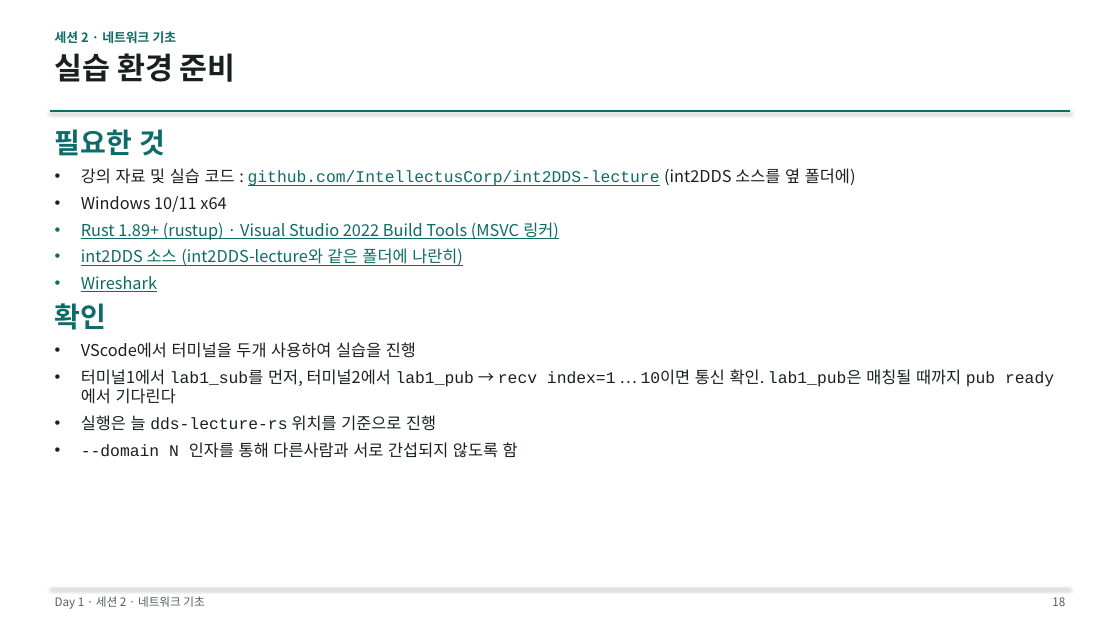
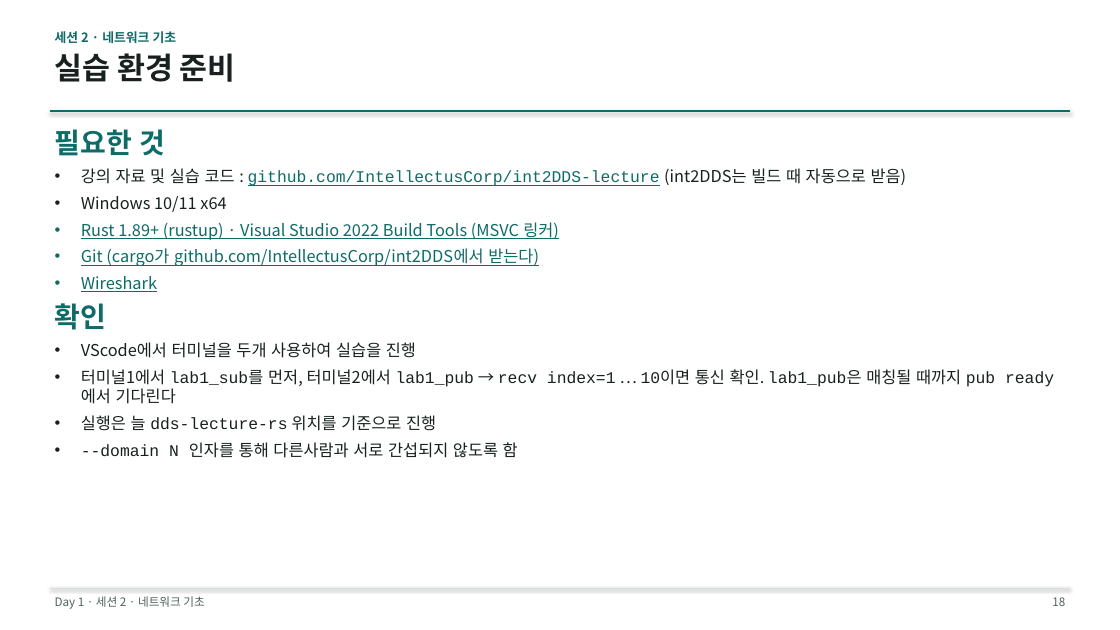
Before and after one commit to IntellectusCorp/int2DDS-lecture, a slide deck: slide 18 of int2dds-lecture-for-beginner.pptx. Drawn at 1120x630 pixels with LibreOffice and Linux fonts; fonts in the diff are those of the drawing. Boxes give left, top, right and bottom in pixels: in the first picture for what was removed or moved away, otherwise in the second. Text is boxed around its words. In the diff, an @@ line names an element or a change of style, - is before the commit and + after.

```diff
--- a/int2dds-lecture-for-beginner.pptx
+++ b/int2dds-lecture-for-beginner.pptx
@@ text at (81, 168, 907, 186): text changed @@
-• 강의 자료 및 실습 코드 : github.com/IntellectusCorp/int2DDS-lecture (int2DDS 소스를 옆 폴더에)
+• 강의 자료 및 실습 코드 : github.com/IntellectusCorp/int2DDS-lecture (int2DDS는 빌드 때 자동으로 받음)
@@ text at (81, 248, 539, 266): text changed @@
-• int2DDS 소스 (int2DDS-lecture와 같은 폴더에 나란히)
+• Git (cargo가 github.com/IntellectusCorp/int2DDS에서 받는다)
```
Also in this commit, not shown: 9 other slides changed, 4 slides added, 43 other files.
